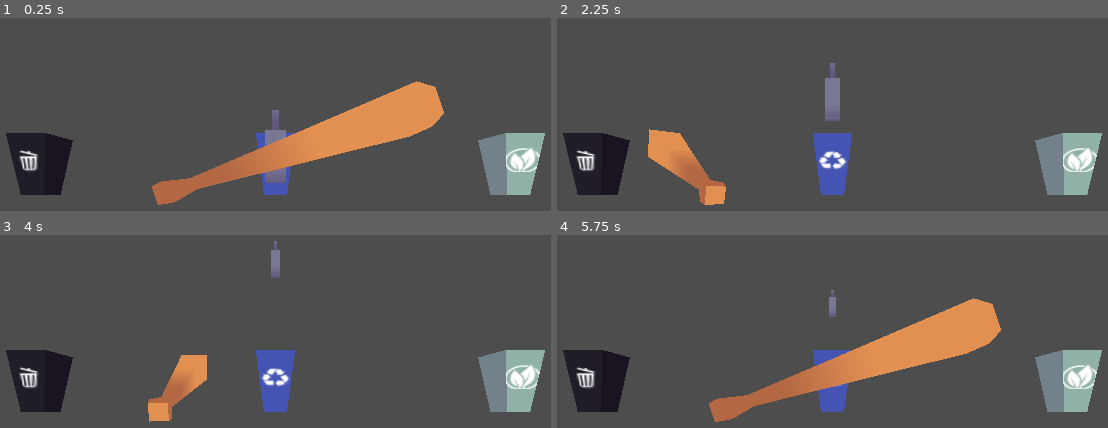
Above: before the commit, frames 1-4 (two rows, left to right).
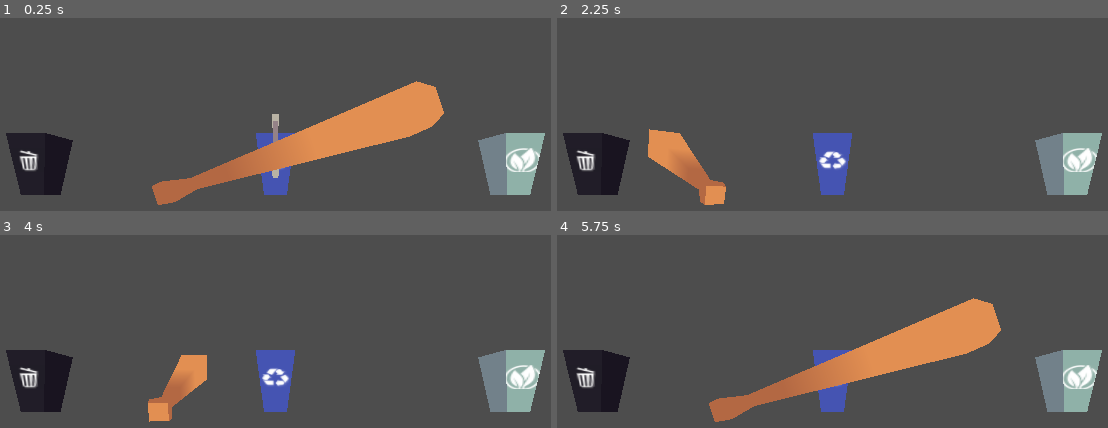
Above: after the commit, the same moments.

Repository: Manas701/SVCGameJam
Game: Godot game, scene res://scenes/manasScene.tscn
Same seed, same stepped clock (60 frames per second), same inputs: the game is played once before the commit and once after it.
Inputs:
- Up to frame 1 (0.25 s): no input
- Up to frame 2 (2.25 s): tap Enter at 0.5 s; hold Space (swing) 0.53-1.28 s; tap Space (swing) at 1.35 s; hold Space (swing) from 2.03 s (still down)
- Up to frame 3 (4 s): release Space (swing) at 2.78 s; tap Space (swing) at 2.85 s; hold Space (swing) from 3.53 s (still down)
- Up to frame 4 (5.75 s): release Space (swing) at 4.28 s; tap Space (swing) at 4.35 s; hold Space (swing) from 5.03 s (still down)

The runs differ from the first frame. In frame 1, 0.6% of the frame differs, in the area x 48-52%, y 47-86%; in frame 2, 0.7%, in the area x 48-52%, y 23-54%; in frame 3, 0.3%; in frame 4, 0.2%.

Commit message:
destroys object

Diff:
--- a/assets/scripts/trash.gd
+++ b/assets/scripts/trash.gd
@@ -3,10 +3,10 @@
 @export_enum("Compost", "Recycling", "Trash") var trash_type: String
 
 # Called when the node enters the scene tree for the first time.
-func _ready():
-	pass # Replace with function body.
+#func _ready():
+#	pass # Replace with function body.
 
 
 # Called every frame. 'delta' is the elapsed time since the previous frame.
-func _process(delta):
-	pass
+#func _process(delta):
+#	pass
--- a/assets/scripts/trashPrefab.gd
+++ b/assets/scripts/trashPrefab.gd
@@ -5,9 +5,11 @@
 
 # Called when the node enters the scene tree for the first time.
 func _ready():
+	anim.connect("animation_finished", destroy_trash)
+
 	randomize()
-	var children = get_children()
-	var trash = children[randi() % children.size()]
+	var trashOptions = get_tree().get_nodes_in_group("trashObjects")
+	var trash = trashOptions[randi() % trashOptions.size()]
 	trash.set_visible(true)
 
 func _input(event):
@@ -16,3 +18,6 @@
 
 func hit():
 	anim.play("hit_center")
+
+func destroy_trash(_event):
+	queue_free()
--- a/prefabs/trash.tscn
+++ b/prefabs/trash.tscn
@@ -11,27 +11,27 @@
 [node name="trash" type="Node3D"]
 script = ExtResource("1_wf36i")
 
-[node name="Trash_Bone" parent="." instance=ExtResource("1_rpexv")]
+[node name="Trash_Bone" parent="." groups=["trashObjects"] instance=ExtResource("1_rpexv")]
 visible = false
 script = ExtResource("2_i1a7u")
 trash_type = "Compost"
 
-[node name="Trash_bottle_green" parent="." instance=ExtResource("2_4y3iw")]
+[node name="Trash_bottle_green" parent="." groups=["trashObjects"] instance=ExtResource("2_4y3iw")]
 visible = false
 script = ExtResource("2_i1a7u")
 trash_type = "Recycling"
 
-[node name="Trash_Bottle_Plastic" parent="." instance=ExtResource("3_58ucf")]
+[node name="Trash_Bottle_Plastic" parent="." groups=["trashObjects"] instance=ExtResource("3_58ucf")]
 visible = false
 script = ExtResource("2_i1a7u")
 trash_type = "Recycling"
 
-[node name="Trash_bottle_green2" parent="." instance=ExtResource("4_fgdhr")]
+[node name="Trash_bottle_green2" parent="." groups=["trashObjects"] instance=ExtResource("4_fgdhr")]
 visible = false
 script = ExtResource("2_i1a7u")
 trash_type = "Recycling"
 
-[node name="Trash_Paper" parent="." instance=ExtResource("5_y28u3")]
+[node name="Trash_Paper" parent="." groups=["trashObjects"] instance=ExtResource("5_y28u3")]
 visible = false
 script = ExtResource("2_i1a7u")
 trash_type = "Trash"
--- a/scenes/manasScene.tscn
+++ b/scenes/manasScene.tscn
@@ -1,7 +1,6 @@
-[gd_scene load_steps=11 format=3 uid="uid://cmk3w3urbdkri"]
+[gd_scene load_steps=10 format=3 uid="uid://cmk3w3urbdkri"]
 
 [ext_resource type="Script" path="res://assets/scripts/bat.gd" id="2_whjhi"]
-[ext_resource type="ArrayMesh" uid="uid://4f1t6s65lrgj" path="res://assets/3DAssets/models_obj/Bin_Trash.obj" id="3_4r518"]
 [ext_resource type="PackedScene" path="res://prefabs/bin_recycle.tscn" id="6_018ci"]
 [ext_resource type="PackedScene" uid="uid://hpv7wre553nk" path="res://prefabs/bat.tscn" id="7_5fts6"]
 [ext_resource type="PackedScene" path="res://prefabs/bin_compost.tscn" id="7_ke1kv"]
@@ -31,10 +30,6 @@
 
 [node name="Camera3D" type="Camera3D" parent="."]
 
-[node name="BinTrash" type="MeshInstance3D" parent="."]
-transform = Transform3D(1, 0, 0, 0, 1, 0, 0, 0, 1, -4, 0, -5)
-mesh = ExtResource("3_4r518")
-
 [node name="OmniLight3D" type="OmniLight3D" parent="."]
 
 [node name="Bin_Recycle" parent="." instance=ExtResource("6_018ci")]
